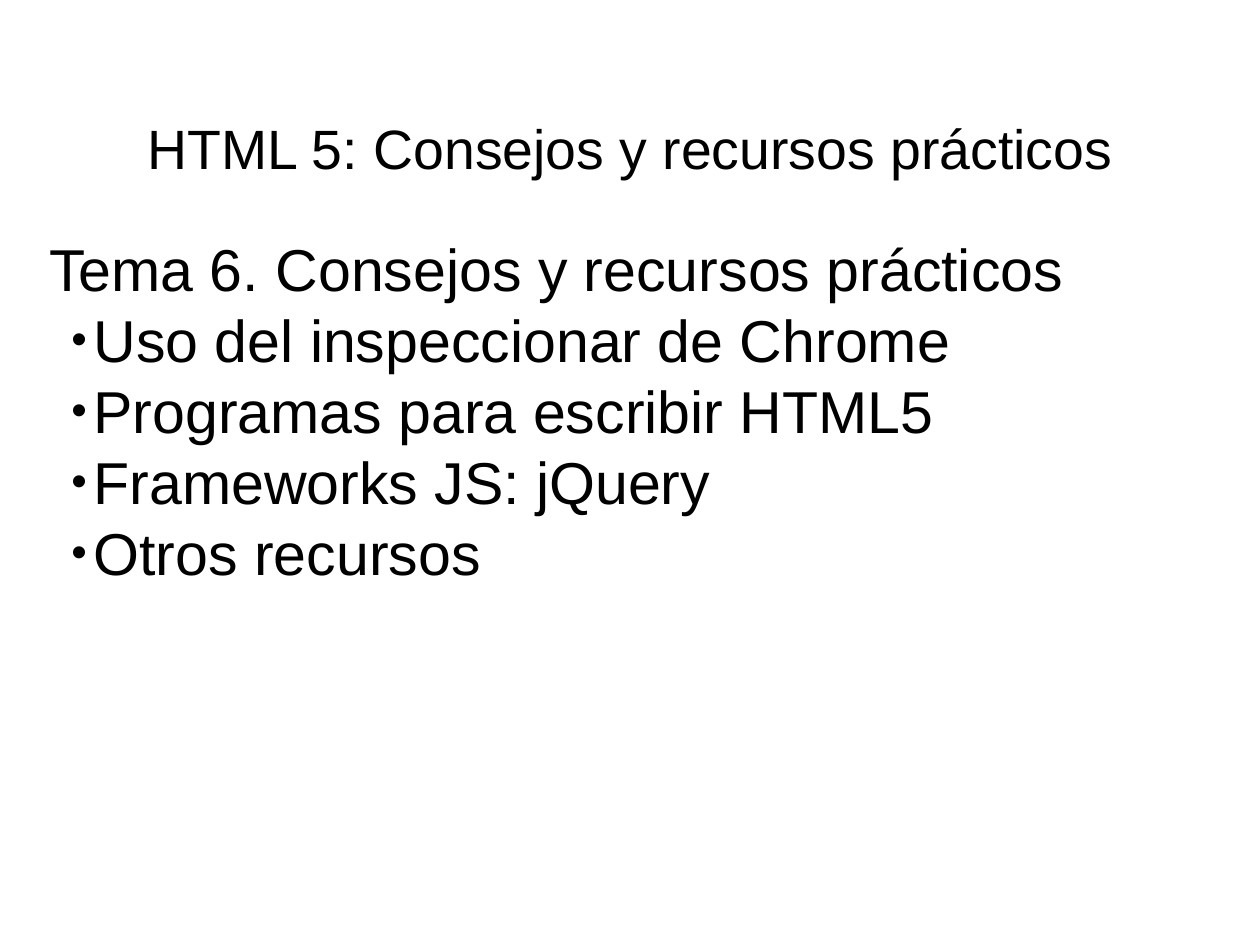
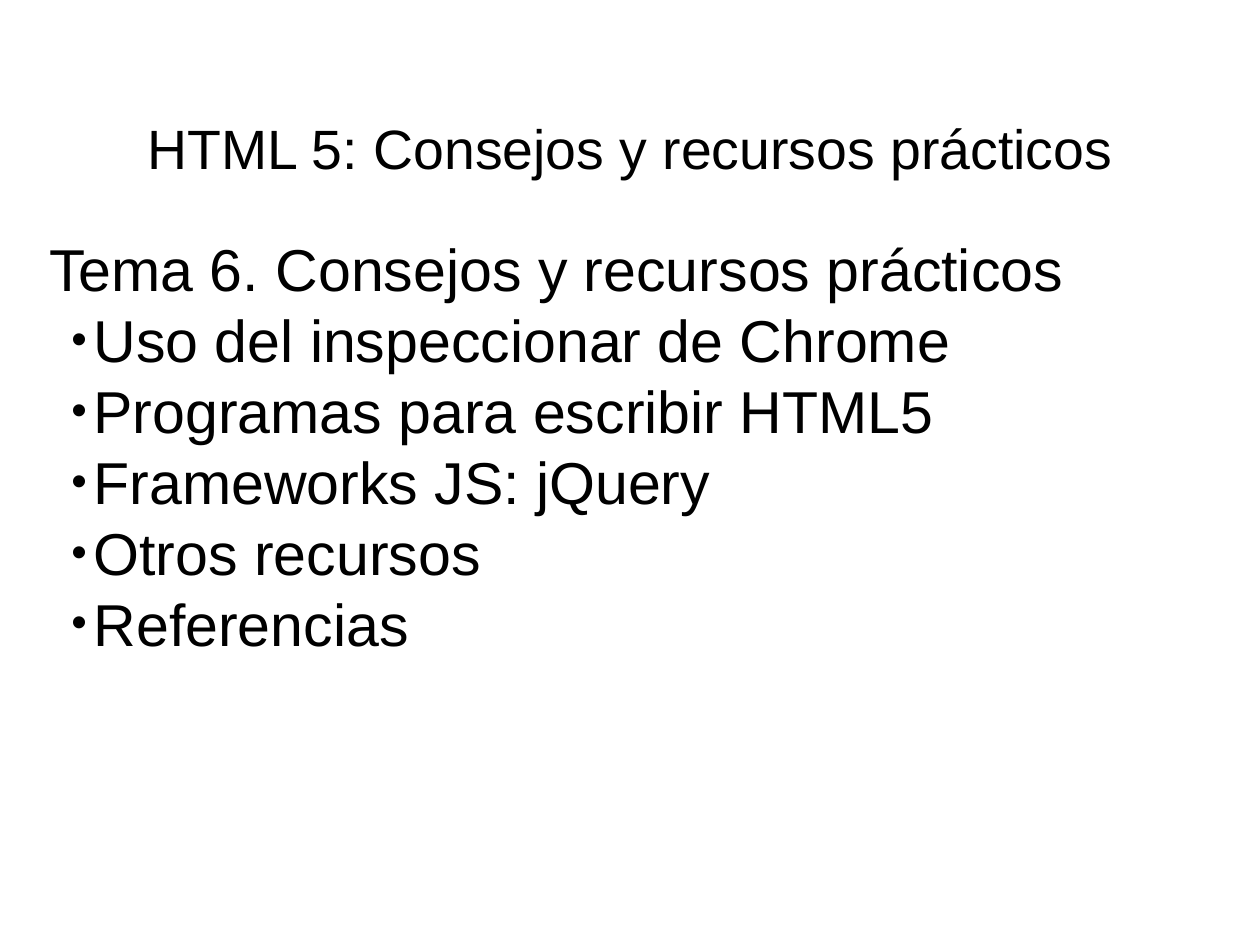
Before and after one commit to fitamix/HTML5, a slide deck: slide 1 of Tema6/Tema6-Presentacion.ppt. Drawn at 1260x945 pixels with LibreOffice and Linux fonts; fonts in the diff are those of the drawing. Boxes give left, top, right and bottom in pixels: in the first picture for what was removed or moved away, otherwise in the second. Text is boxed around its words. In the diff, an @@ line names an element or a change of style, - is before the commit and + after.

```diff
--- a/Tema6/Tema6-Presentacion.ppt
+++ b/Tema6/Tema6-Presentacion.ppt
@@ subtitle at [94, 603, 409, 647]: paragraph added @@
+  • Referencias
```
Also in this commit, not shown: 1 other slide changed, 4 slides added, 12 other files.
